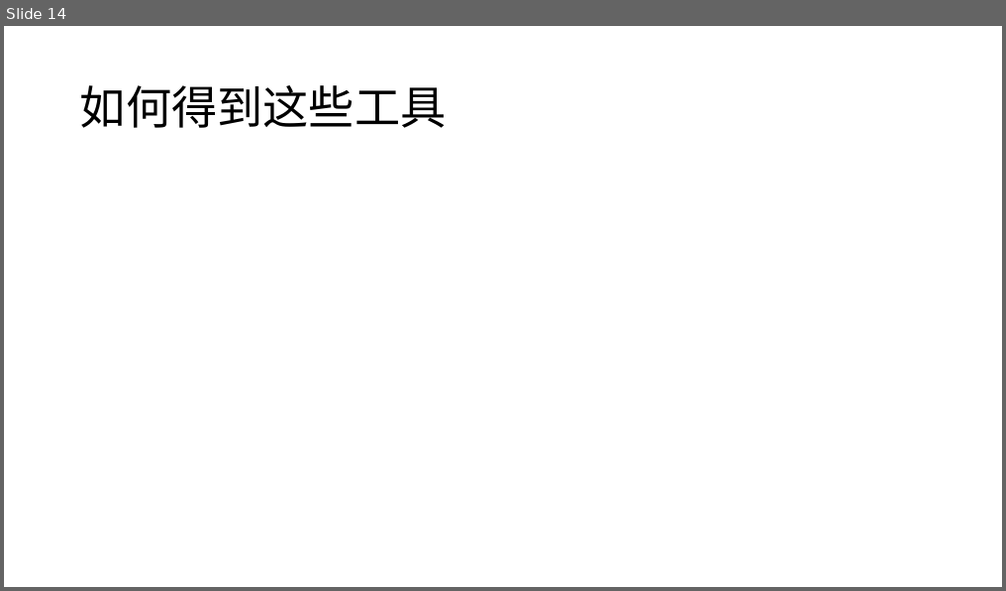
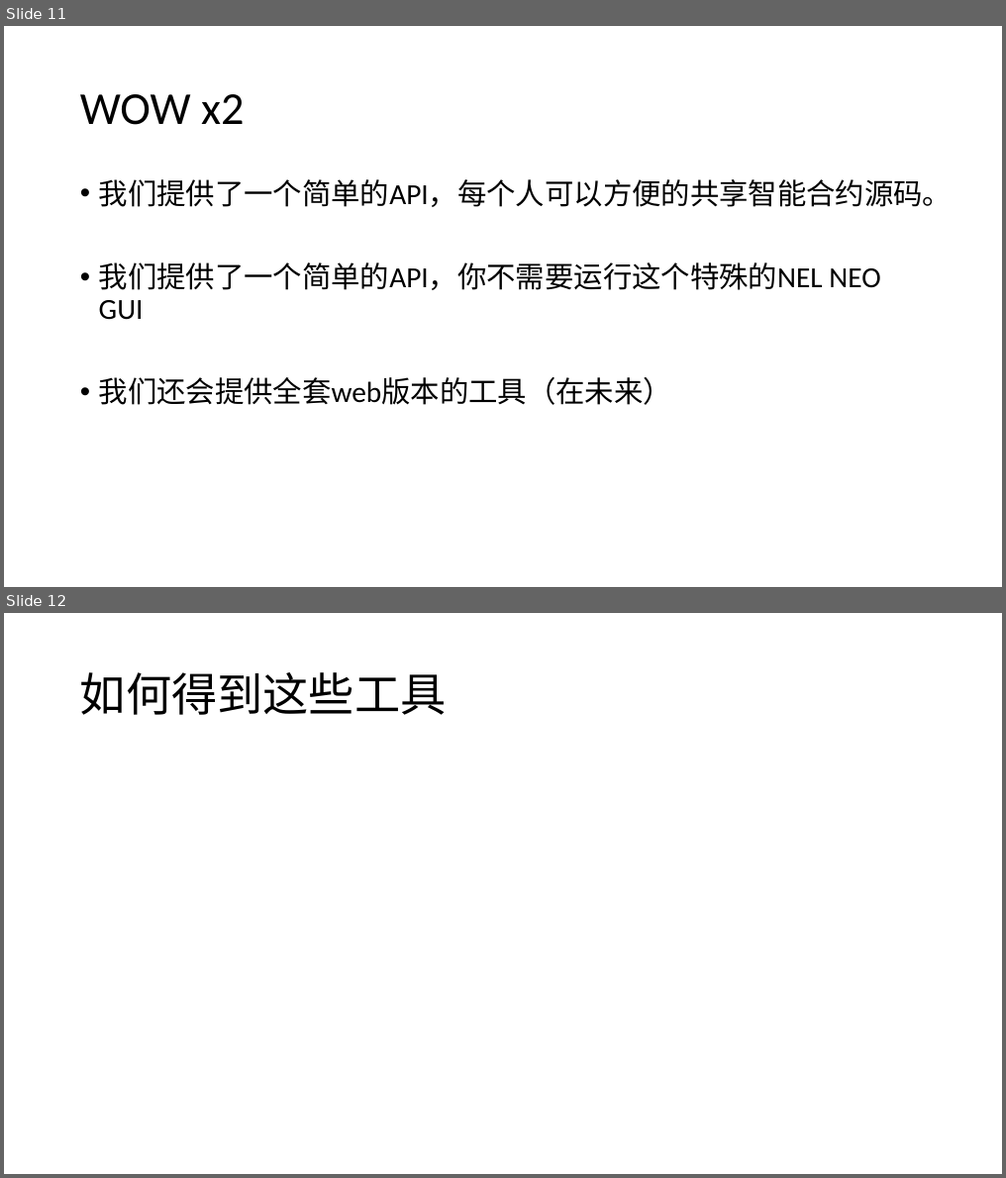
Before and after one commit to NewEconoLab/speech, a slide deck: lights/how to debug smartcontract(NEO).pptx. Shown one above the other, each under a label of ours: slide 14 before the commit, slides 11 and 12 after it. The pictures are 1006x591 and 1006x1178 pixels, drawn with LibreOffice and Linux fonts; fonts in the diff are those of the drawing. Boxes give left, top, right and bottom in pixels: in the first picture for what was removed or moved away, otherwise in the second. Text is boxed around its words. In the diff, an @@ line names an element or a change of style, - is before the commit and + after.

```diff
--- a/lights/how to debug smartcontract(NEO).pptx
+++ b/lights/how to debug smartcontract(NEO).pptx
@@ slide 11 added at (x1=4, y1=26, x2=1002, y2=587), background #FFFFFF @@
@@ title added at (x1=80, y1=94, x2=244, y2=125), 44 pt, text #000000 @@
+WOW x2
@@ text added at (x1=99, y1=179, x2=952, y2=405), 28 pt, text #000000 @@
+• 我们提供了一个简单的API，每个人可以方便的共享智能合约源码。
+• 我们提供了一个简单的API，你不需要运行这个特殊的NEL NEO GUI
+• 我们还会提供全套web版本的工具（在未来）
@@ what was slide 14 is now slide 12 @@
```
Also in this commit, not shown: 2 slides changed, 3 other slides added, 6 slides removed, 1 other file.
